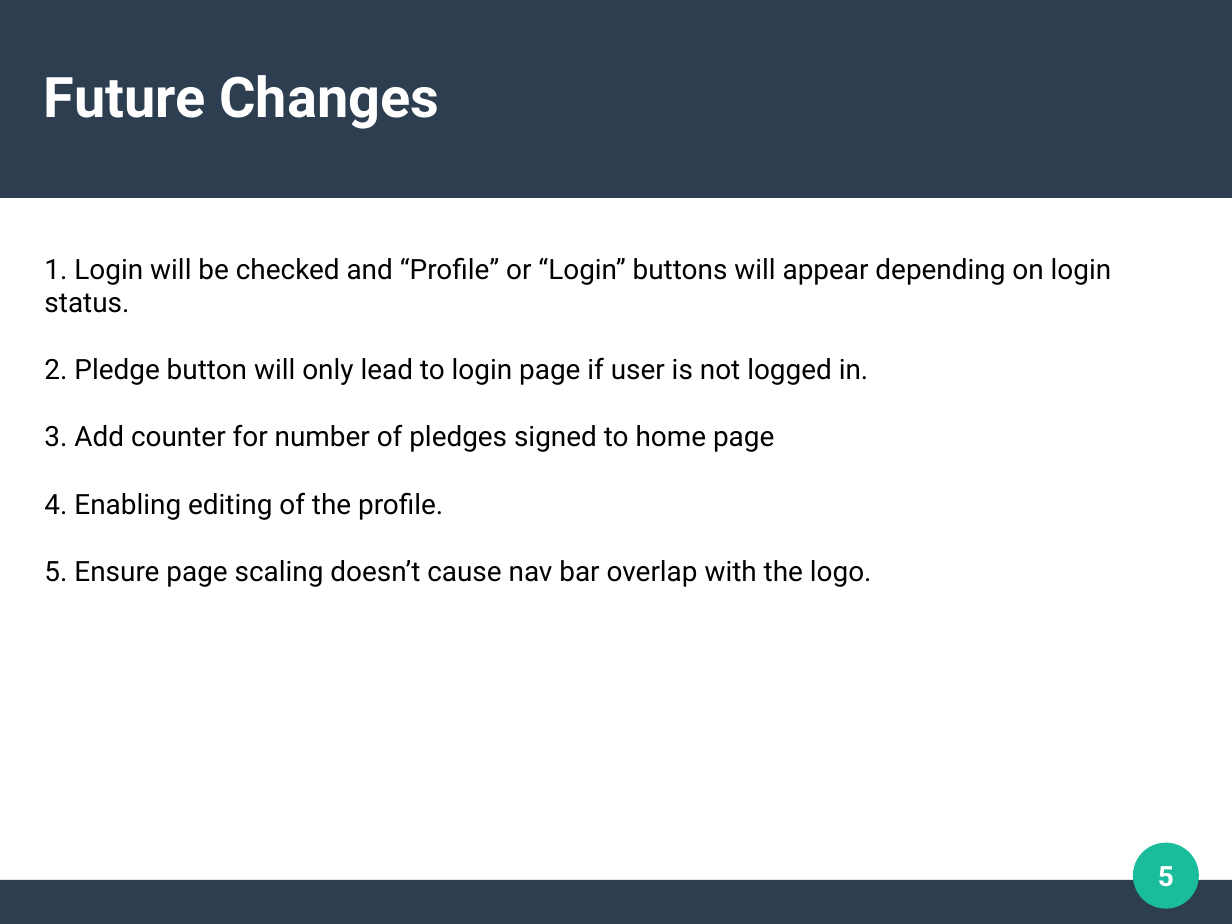
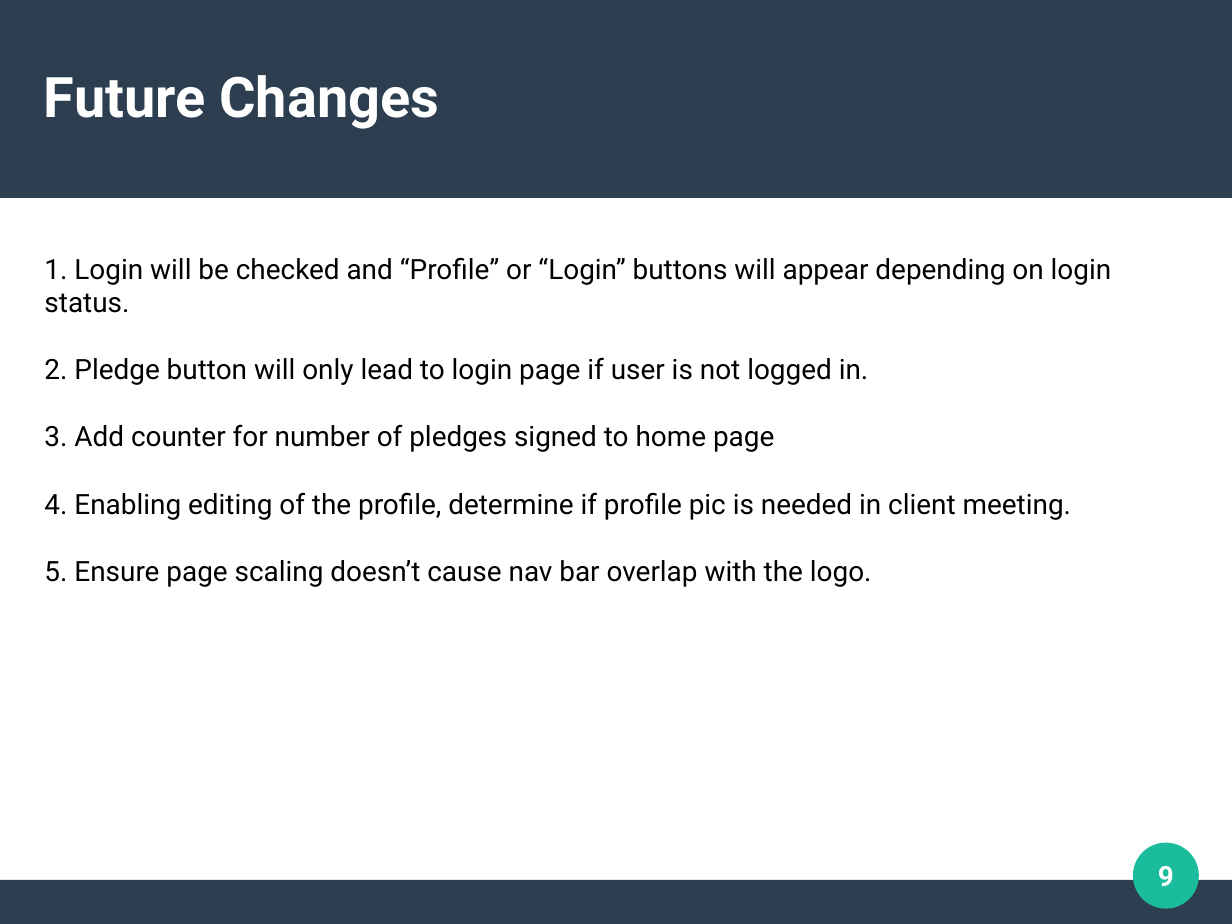
Before and after one commit to GGC-SD/SustainabilityWebsite, a slide deck: slide 9 of Fall2020HTMLDemo/UI.odp (slide 5 before the commit). Drawn at 1232x924 pixels with LibreOffice and Linux fonts; fonts in the diff are those of the drawing. Boxes give left, top, right and bottom in pixels: in the first picture for what was removed or moved away, otherwise in the second. Text is boxed around its words. In the diff, an @@ line names an element or a change of style, - is before the commit and + after.

Commit message:
Updated Presentation

```diff
--- a/Fall2020HTMLDemo/UI.odp
+++ b/Fall2020HTMLDemo/UI.odp
@@ text at bbox=[44, 492, 1071, 520]: text changed @@
-4. Enabling editing of the profile.
+4. Enabling editing of the profile, determine if profile pic is needed in client meeting.
@@ page number at bbox=[1158, 866, 1174, 887]: text changed @@
-5
+9
```
Also in this commit, not shown: 4 slides added.
